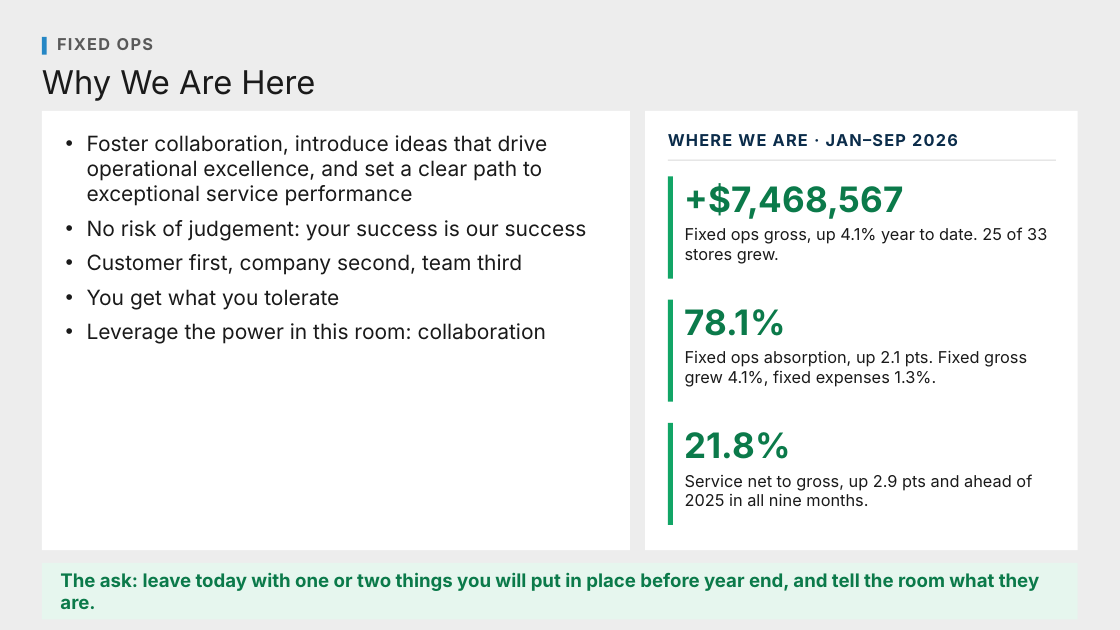
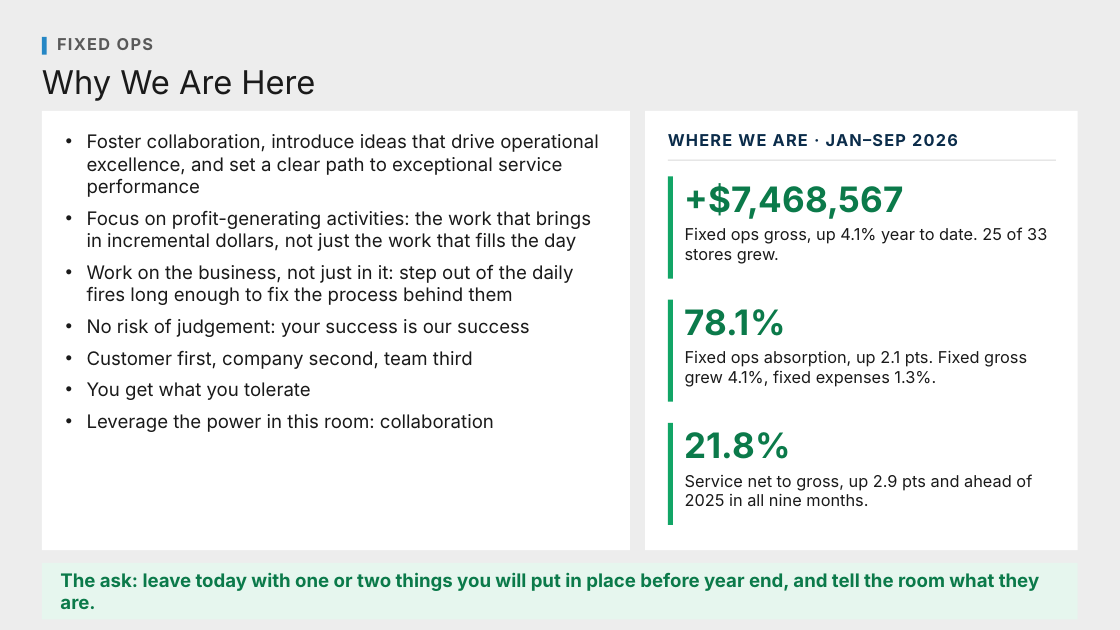
Before and after one commit to Ndresner/Noah, a slide deck: slide 1 of day2-deck/decks/Talking Points - Day 2.pptx. Drawn at 1120x630 pixels with LibreOffice and Linux fonts; fonts in the diff are those of the drawing. Boxes give left, top, right and bottom in pixels: in the first picture for what was removed or moved away, otherwise in the second. Text is boxed around its words. In the diff, an @@ line names an element or a change of style, - is before the commit and + after.

```diff
--- a/day2-deck/decks/Talking Points - Day 2.pptx
+++ b/day2-deck/decks/Talking Points - Day 2.pptx
@@ text at (x1=87, y1=134, x2=599, y2=432): size 18 to 16 pt in "Foster collaboration, introduce ideas that drive operational ...", "No risk of judgement: your success is ...", "Customer first, company second, team third", "You get what you tolerate" and 1 more places @@
@@ text at (x1=87, y1=211, x2=591, y2=305): paragraphs added @@
+• Focus on profit-generating activities: the work that brings in incremental dollars, not just the work that fills the day
+• Work on the business, not just in it: step out of the daily fires long enough to fix the process behind them
```
Also in this commit, not shown: 2 other files.
